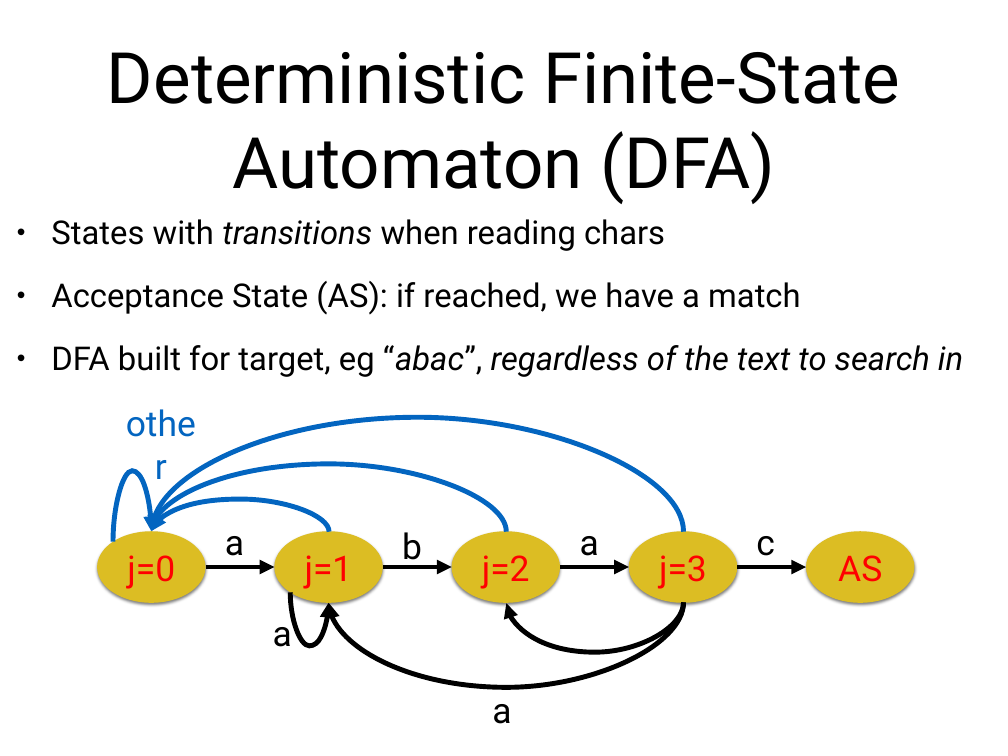
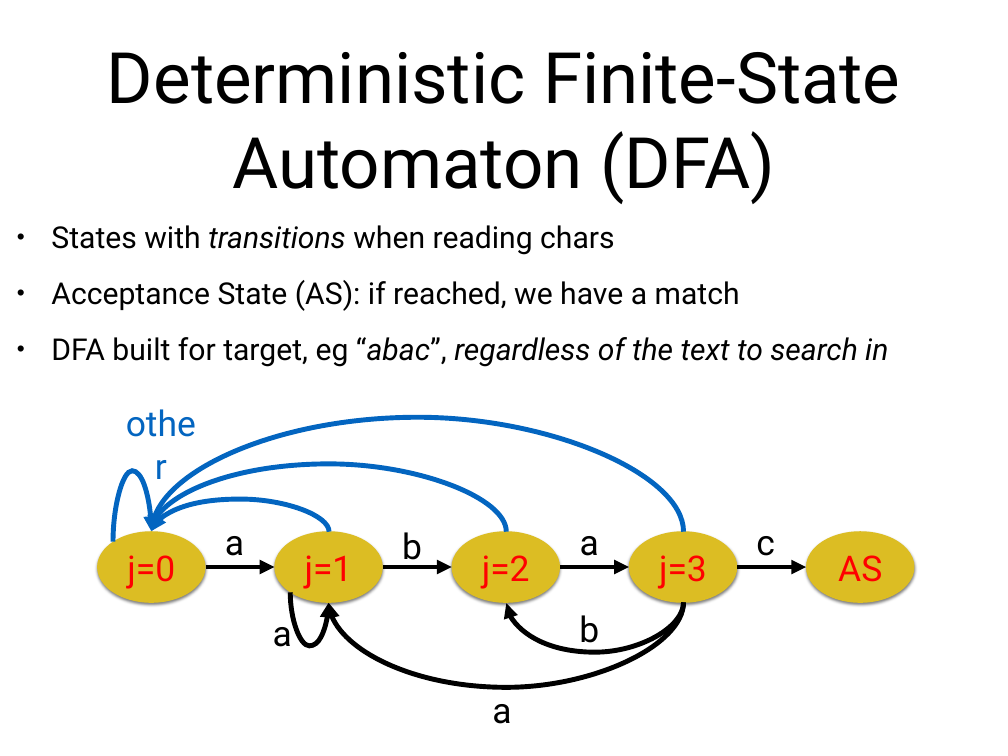
Before and after one commit to arcuri82/algorithms, a slide deck: slide 12 of docs/slides/09/09_regex.pptx. Drawn at 1008x756 pixels with LibreOffice and Linux fonts; fonts in the diff are those of the drawing. Boxes give left, top, right and bottom in pixels: in the first picture for what was removed or moved away, otherwise in the second. Text is boxed around its words. In the diff, an @@ line names an element or a change of style, - is before the commit and + after.

```diff
--- a/docs/slides/09/09_regex.pptx
+++ b/docs/slides/09/09_regex.pptx
@@ text "States with transitions when reading ..." at (x1=51, y1=225, x2=888, y2=367): size 33.3 to 30.6 pt; line spacing 1 to 0.9 @@
@@ text added at (x1=579, y1=615, x2=599, y2=652), 36 pt, text #000000 @@
+b
```
Also in this commit, not shown: 3 other slides changed, 29 slides added, 2 slides removed, 5 other files.
